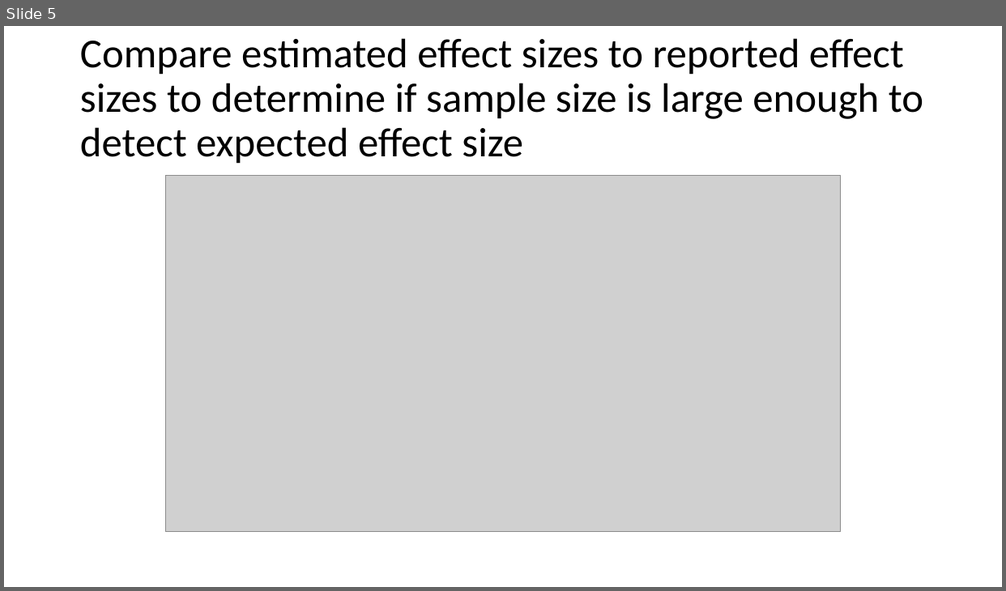
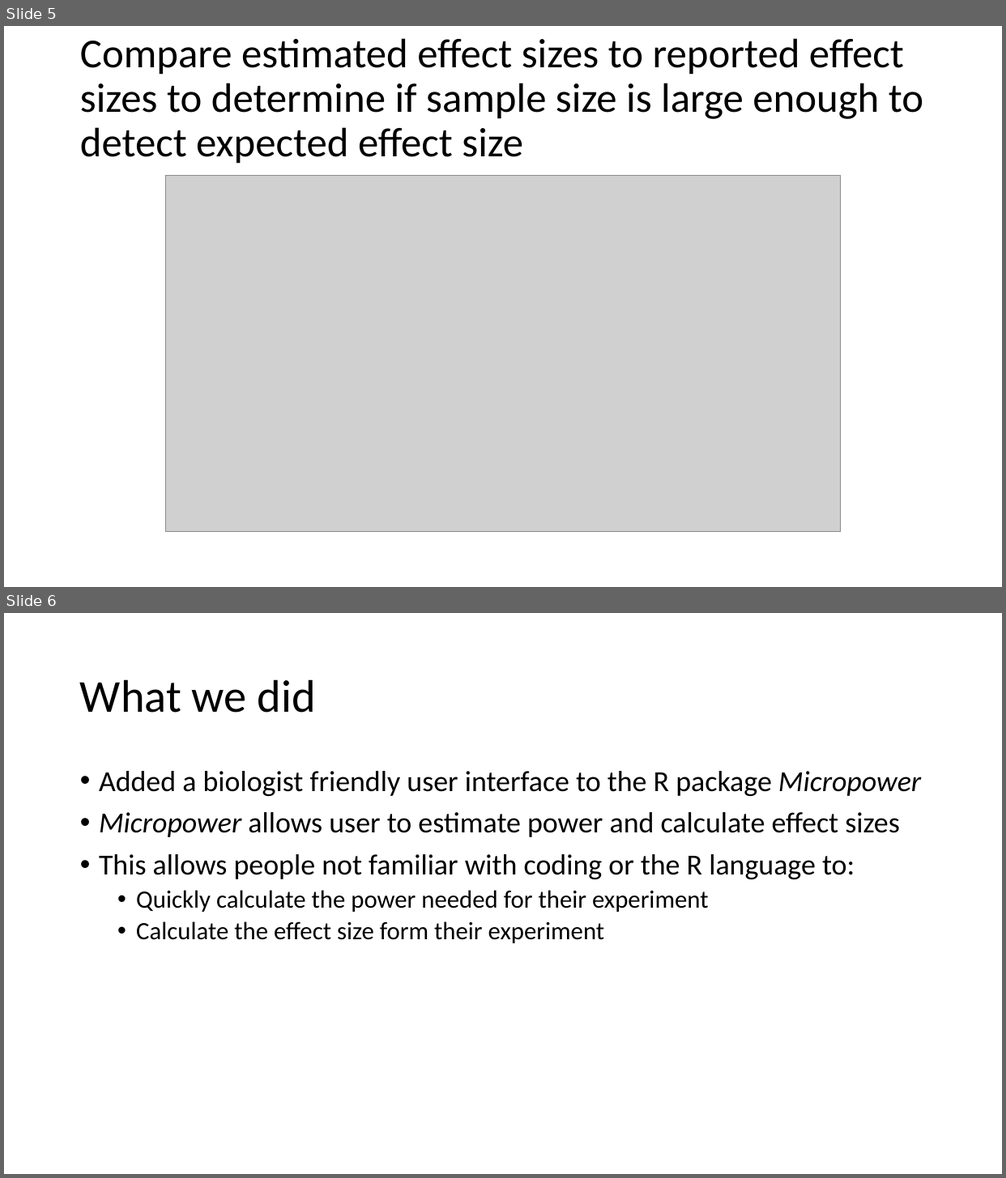
Before and after one commit to USFOneHealthCodeathon2020/Team1_MicroPowerPlus, a slide deck: publixpower_final_presentation.pptx. Shown one above the other, each under a label of ours: slide 5 before the commit, slides 5 and 6 after it. The pictures are 1006x591 and 1006x1178 pixels, drawn with LibreOffice and Linux fonts; fonts in the diff are those of the drawing; grey boxes stand for pictures. Boxes give left, top, right and bottom in pixels: in the first picture for what was removed or moved away, otherwise in the second. Text is boxed around its words. In the diff, an @@ line names an element or a change of style, - is before the commit and + after.

Commit message:
Add files via upload
updated final power point

```diff
--- a/publixpower_final_presentation.pptx
+++ b/publixpower_final_presentation.pptx
@@ slide 6 added at <box>4,613,1002,1174</box>, background #FFFFFF @@
@@ title added at <box>80,679,316,713</box>, 44 pt, text #000000 @@
+What we did
@@ text added at <box>99,771,921,943</box>, 28 pt, text #000000 @@
+• Added a biologist friendly user interface to the R package Micropower
+• Micropower allows user to estimate power and calculate effect sizes
+• This allows people not familiar with coding or the R language to:
+  • Quickly calculate the power needed for their experiment
+  • Calculate the effect size form their experiment
```
